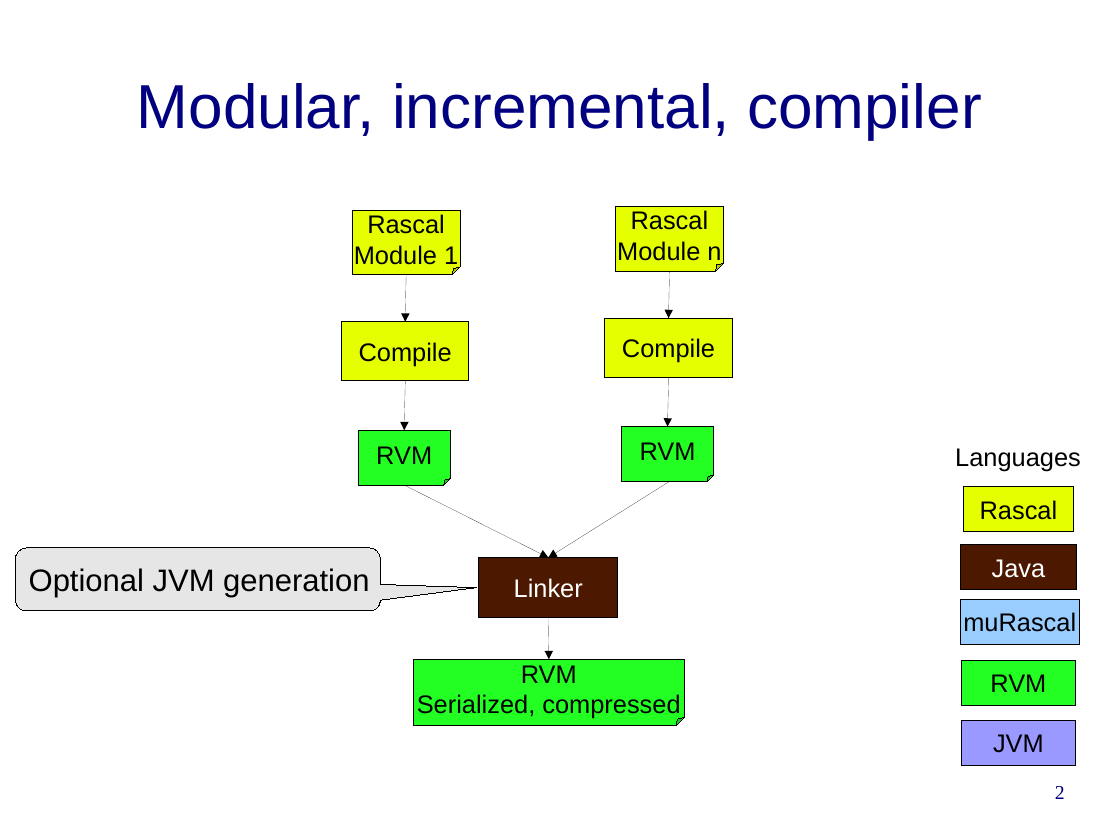
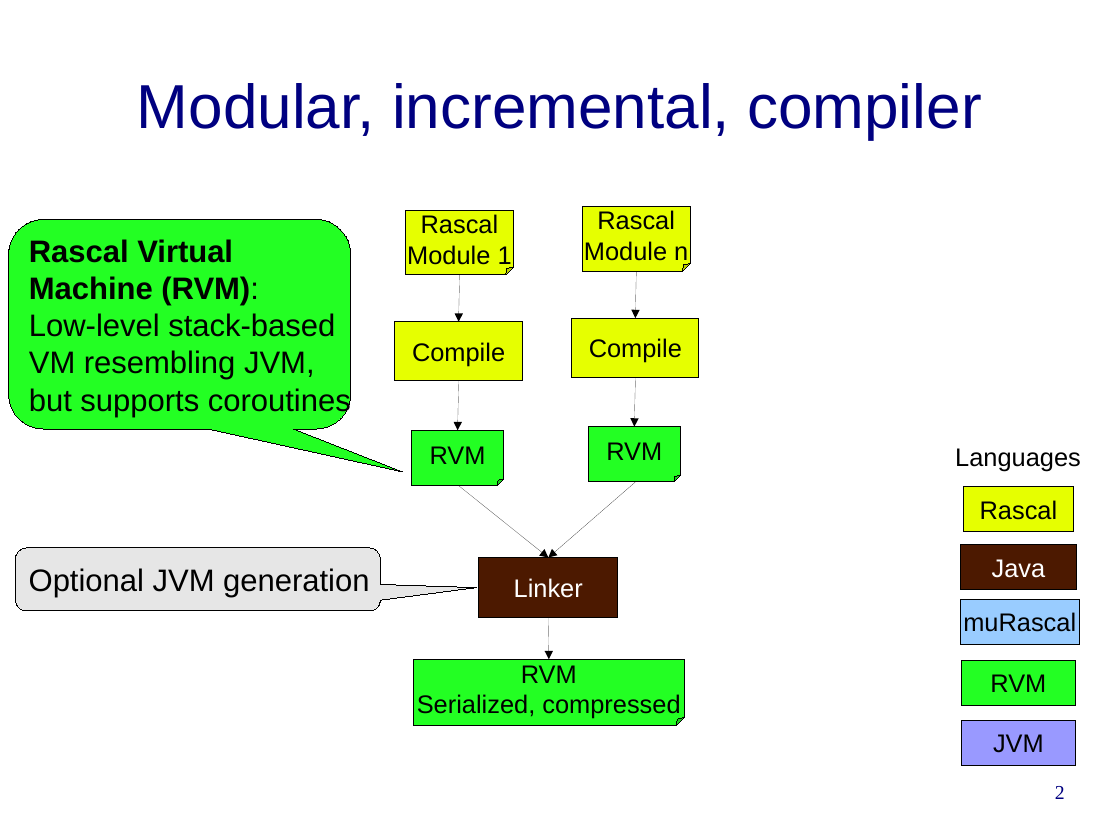
Before and after one commit to cwi-swat/rascal-course-pldi-2015, a slide deck: slide 2 of presentations/Rascal-compiler.odp. Drawn at 1120x840 pixels with LibreOffice and Linux fonts; fonts in the diff are those of the drawing; background and template pictures are left out. Boxes give left, top, right and bottom in pixels: in the first picture for what was removed or moved away, otherwise in the second. Text is boxed around its words. In the diff, an @@ line names an element or a change of style, - is before the commit and + after.

```diff
--- a/presentations/Rascal-compiler.odp
+++ b/presentations/Rascal-compiler.odp
@@ rounded speech box added at (9, 220, 352, 429), fill #23FF23, outline #000000 0 pt, 22 pt, text #000000 @@
+Rascal Virtual
+Machine (RVM):
+Low-level stack-based
+VM resembling JVM,
+but supports coroutines
@@ arrow moved from (407, 275) - (406, 322) to (459, 275) - (458, 322) @@
@@ arrow moved from (406, 381) - (405, 431) to (458, 381) - (457, 431) @@
@@ 2 folded corners, 2 arrows, 1 rectangle: place and size @@
-2 folded corners, 2 arrows, 1 rectangle at (605, 206, 732, 482)
+2 folded corners, 2 arrows, 1 rectangle at (572, 206, 699, 482)
@@ 2 folded corners, 1 rectangle: place and size @@
-2 folded corners, 1 rectangle at (341, 210, 469, 485)
+2 folded corners, 1 rectangle at (395, 210, 522, 485)
@@ arrow moved from (406, 486) - (549, 558) to (458, 486) - (549, 558) @@
@@ arrow moved from (669, 482) - (549, 558) to (635, 482) - (549, 558) @@
```
Also in this commit, not shown: 1 other slide changed, 1 slide added.
